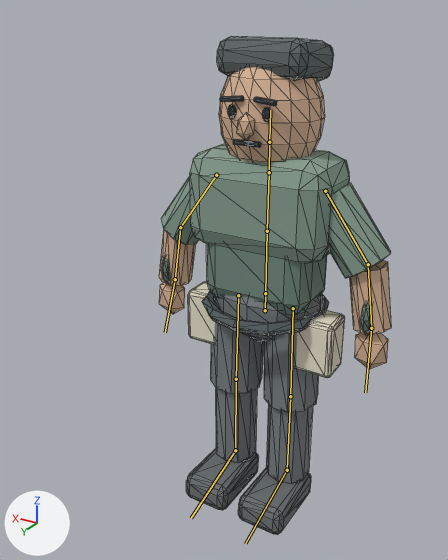
The glTF model public/models/characters/jules-nguyen.glb, before and after one commit.
Rendered twice from a 50 mm lens placed at (-1.11, 2.21, 2.17), pointed at (0.13, 0.13, 1.13). Every picture has the same lights, and +X, +Y and +Z are marked at lower left. The picture after the commit comes second. The bones that change, and the others that lie on the model, are drawn over the model as lines. Mesh edges are drawn as thin lines.

Names of what the first picture shows: 'jules-survivor-mesh'.
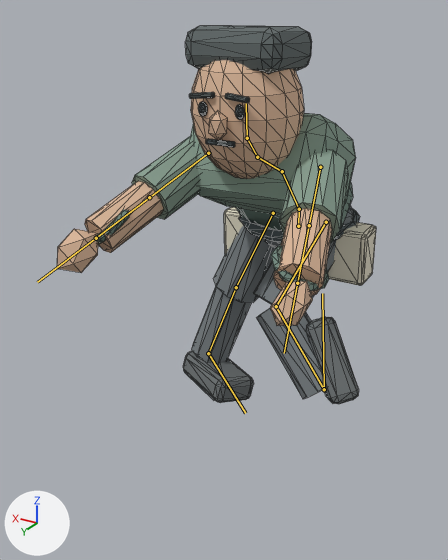
The newer file adds an action. The first version stands in its rest pose; the second is drawn at frame 1 of the action 'jules_BikeIdle'.

The edits, one by one:
Bone 'Pelvis' (bone_pelvis) moves from (0.0, 0.0, 0.0) to (0.0, 0.3, 0.32).
Bone 'Pelvis' (bone_pelvis) turns from (0, 0, 0) to (-2, 0, 0) degrees about its own x, y and z.
Bone 'Spine' (bone_spine) turns from (0, 0, 0) to (-40, 0, 0) degrees about its own x, y and z.
Bone 'Chest' (bone_chest) turns from (0, 0, 0) to (-23, 0, 0) degrees about its own x, y and z.
Bone 'Neck' (bone_neck) turns from (0, 0, 0) to (20, 0, 0) degrees about its own x, y and z.
Bone 'Head' (bone_head) turns from (0, 0, 0) to (41, 0, 0) degrees about its own x, y and z.
Bone 'UpperArm.L' (bone_upperarm_l) turns from (0, 0, 0) to (110, -6, 25) degrees about its own x, y and z.
Bone 'Forearm.L' (bone_forearm_l) turns from (0, 0, 0) to (4, 2, -27) degrees about its own x, y and z.
Bone 'Hand.L' (bone_hand_l) turns from (0, 0, 0) to (-13, 0, -6) degrees about its own x, y and z.
Bone 'UpperArm.R' (bone_upperarm_r) turns from (0, 0, 0) to (70, -6, 155) degrees about its own x, y and z.
Bone 'Forearm.R' (bone_forearm_r) turns from (0, 0, 0) to (4, -2, 27) degrees about its own x, y and z.
Bone 'Hand.R' (bone_hand_r) turns from (0, 0, 0) to (-13, 0, 6) degrees about its own x, y and z.
Bone 'Thigh.L' (bone_thigh_l) turns from (0, 0, 0) to (17, -58, -36) degrees about its own x, y and z.
Bone 'Shin.L' (bone_shin_l) turns from (0, 0, 0) to (4, 0, 0) degrees about its own x, y and z.
Bone 'Foot.L' (bone_foot_l) turns from (0, 0, 0) to (10, 0, 0) degrees about its own x, y and z.
Bone 'Thigh.R' (bone_thigh_r) turns from (0, 0, 0) to (-74, -128, 49) degrees about its own x, y and z.
Bone 'Shin.R' (bone_shin_r) turns from (0, 0, 0) to (61, 2, -2) degrees about its own x, y and z.
Bone 'Foot.R' (bone_foot_r) turns from (0, 0, 0) to (75, 1, -1) degrees about its own x, y and z.

Pixel boxes [x1, y1, x2, y2] of what changed, in the pictures (448 x 560 px):
'jules-survivor-mesh', posed (37% wider, 24% shorter): before [159, 36, 391, 534]; after [57, 26, 376, 404]
bone 'Pelvis', root to tip: before (265, 310) to (265, 293); after (298, 226) to (299, 209)
bone 'Spine', root to tip: before (265, 293) to (267, 231); after (299, 209) to (282, 171)
bone 'Chest', root to tip: before (267, 231) to (269, 172); after (282, 171) to (257, 157)
bone 'Neck', root to tip: before (269, 172) to (269, 142); after (257, 157) to (247, 138)
bone 'Head', root to tip: before (269, 142) to (270, 110); after (247, 138) to (246, 103)
bone 'UpperArm.L', root to tip: before (216, 175) to (180, 227); after (208, 153) to (149, 197)
bone 'Forearm.L', root to tip: before (180, 227) to (175, 279); after (149, 197) to (96, 238)
bone 'Hand.L', root to tip: before (175, 279) to (165, 332); after (96, 238) to (37, 282)
bone 'UpperArm.R', root to tip: before (325, 191) to (368, 264); after (320, 167) to (309, 225)
bone 'Forearm.R', root to tip: before (368, 264) to (371, 328); after (309, 225) to (297, 283)
bone 'Hand.R', root to tip: before (371, 328) to (365, 392); after (297, 283) to (284, 353)
bone 'Thigh.L', root to tip: before (238, 295) to (236, 379); after (273, 213) to (236, 287)
bone 'Shin.L', root to tip: before (236, 379) to (235, 450); after (236, 287) to (208, 353)
bone 'Foot.L', root to tip: before (235, 450) to (191, 518); after (208, 353) to (245, 413)
bone 'Thigh.R', root to tip: before (293, 308) to (290, 396); after (326, 222) to (276, 306)
bone 'Shin.R', root to tip: before (290, 396) to (287, 470); after (276, 306) to (324, 389)
bone 'Foot.R', root to tip: before (287, 470) to (245, 543); after (324, 389) to (322, 293)
